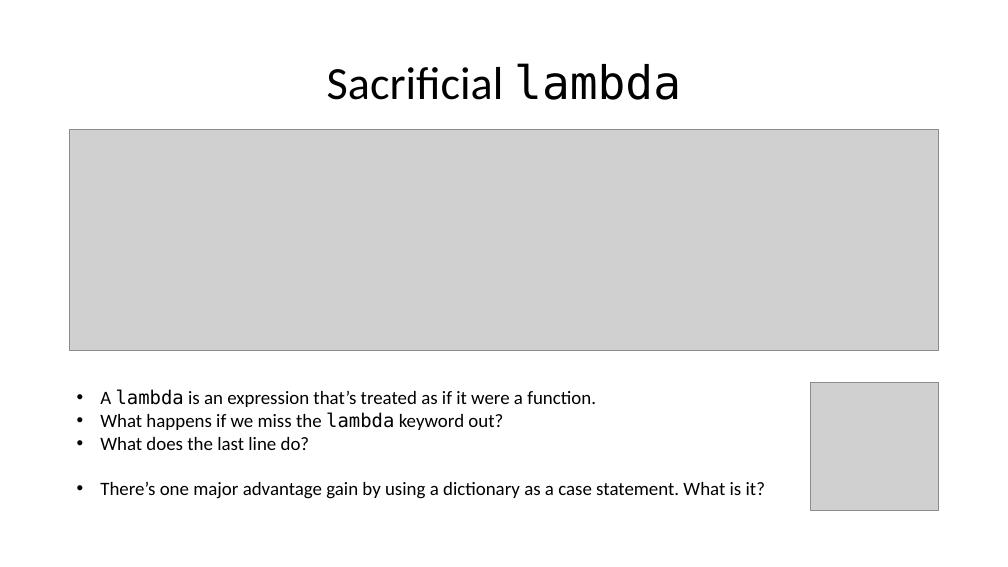
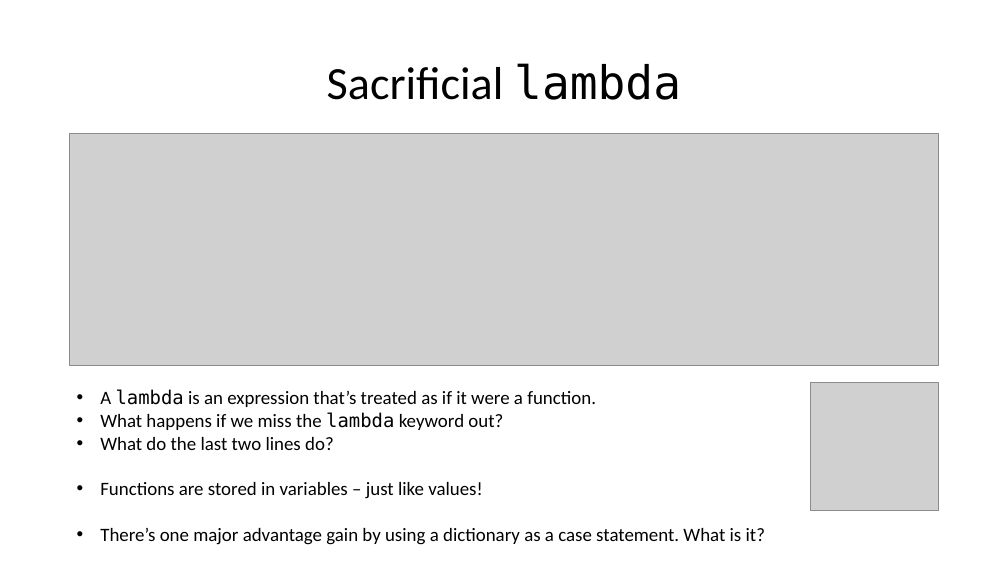
Before and after one commit to wilkotom/python_examples, a slide deck: slide 6 of Python Level 2/Lesson 2/Session 2.pptx. Drawn at 1008x567 pixels with LibreOffice and Linux fonts; fonts in the diff are those of the drawing; grey boxes stand for pictures. Boxes give left, top, right and bottom in pixels: in the first picture for what was removed or moved away, otherwise in the second. Text is boxed around its words. In the diff, an @@ line names an element or a change of style, - is before the commit and + after.

```diff
--- a/Python Level 2/Lesson 2/Session 2.pptx
+++ b/Python Level 2/Lesson 2/Session 2.pptx
@@ picture: place and size @@
-picture at [70,129,939,350]
+picture at [70,134,939,366]
@@ text at [100,437,482,499]: text changed @@
-• What does the last line do?
+• What do the last two lines do?
+• Functions are stored in variables – just like values!
```
Also in this commit, not shown: 4 other slides changed.
